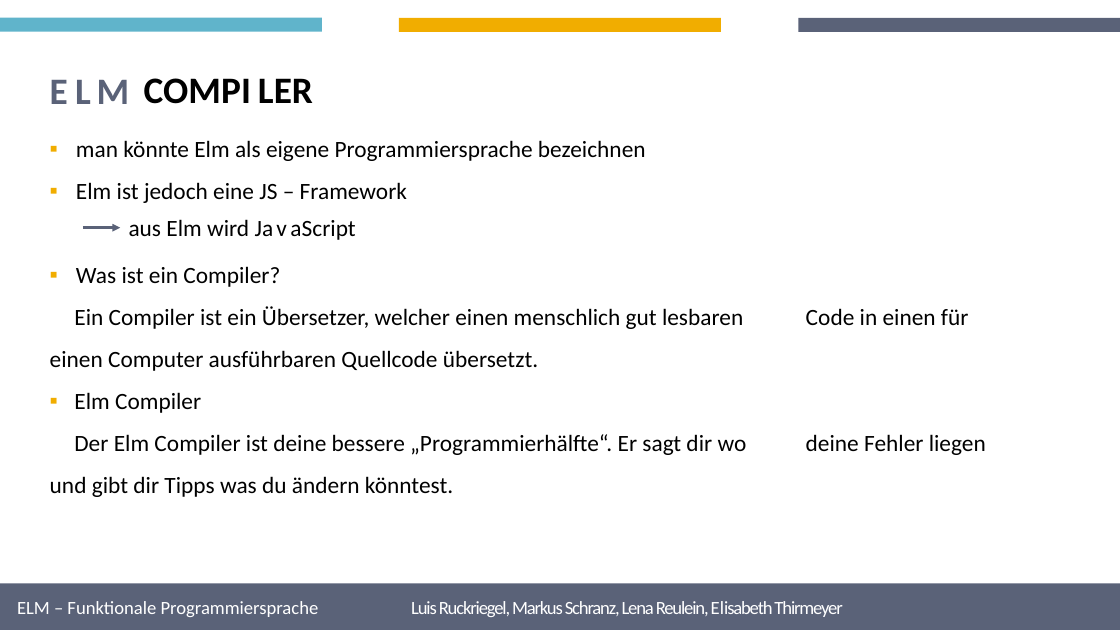
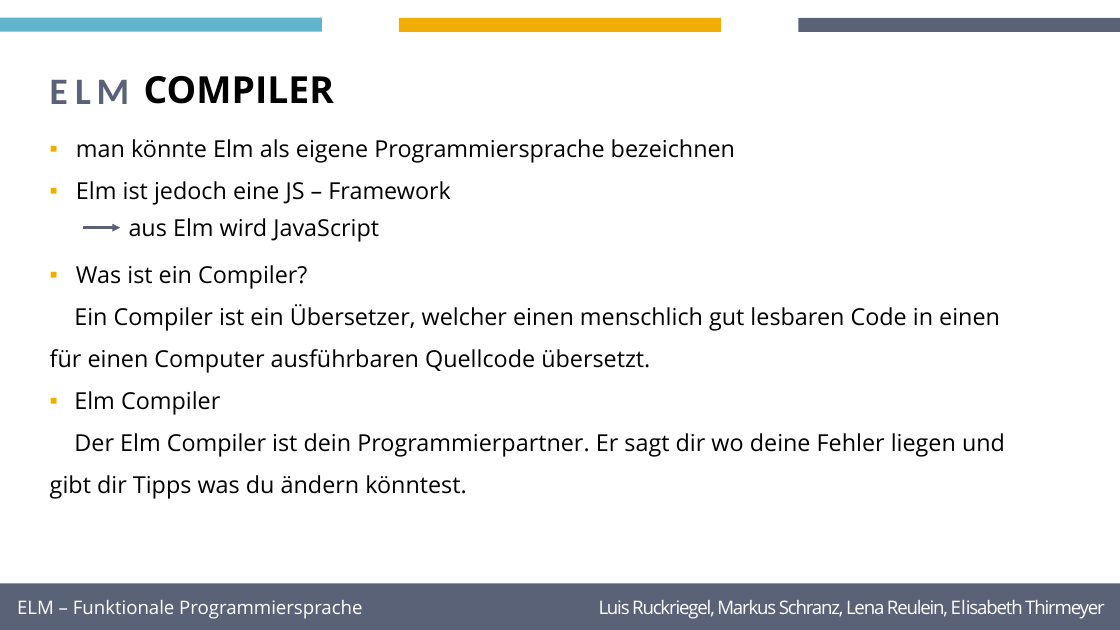
Before and after one commit to maadc/STA_Gruppe1, a slide deck: slide 10 of ORGINAL.pptx. Drawn at 1120x630 pixels with LibreOffice and Linux fonts; fonts in the diff are those of the drawing; background and template pictures are left out. Boxes give left, top, right and bottom in pixels: in the first picture for what was removed or moved away, otherwise in the second. Text is boxed around its words. In the diff, an @@ line names an element or a change of style, - is before the commit and + after.

```diff
--- a/ORGINAL.pptx
+++ b/ORGINAL.pptx
@@ text "COMPILER" at (144, 76, 334, 104): font Calibri to Open Sans; letter spacing -3 to 0 pt, letter spacing 6 to 0 pt, letter spacing -1.5 to 0 pt in "COMPILER" @@
@@ text at (50, 139, 1000, 415): font Calibri to Open Sans in "man könnte Elm als eigene Programmiersprache bezeichnen", "Elm ist jedoch eine JS – Framework", "Was ist ein Compiler?", "Ein Compiler ist ein Übersetzer, welcher einen ..." and 1 more places @@
@@ text "aus Elm wird JavaScript" at (129, 218, 379, 242): font Calibri to Open Sans; letter spacing -3 to 0 pt, letter spacing 3 to 0 pt in "JavaScript" @@
@@ text at (50, 433, 1005, 499): text changed; font Calibri to Open Sans @@
-Der Elm Compiler ist deine bessere „Programmierhälfte“. Er sagt dir wo deine Fehler liegen und gibt dir Tipps was du ändern könntest.
+Der Elm Compiler ist dein Programmierpartner. Er sagt dir wo deine Fehler liegen und gibt dir Tipps was du ändern könntest.
@@ text "ELM – Funktionale Programmiersprache Luis ..." at (17, 600, 1105, 619): font Calibri to Open Sans @@
```
Also in this commit, not shown: 11 other slides changed, 1 slide added, 4 slides removed, 1 other file.
